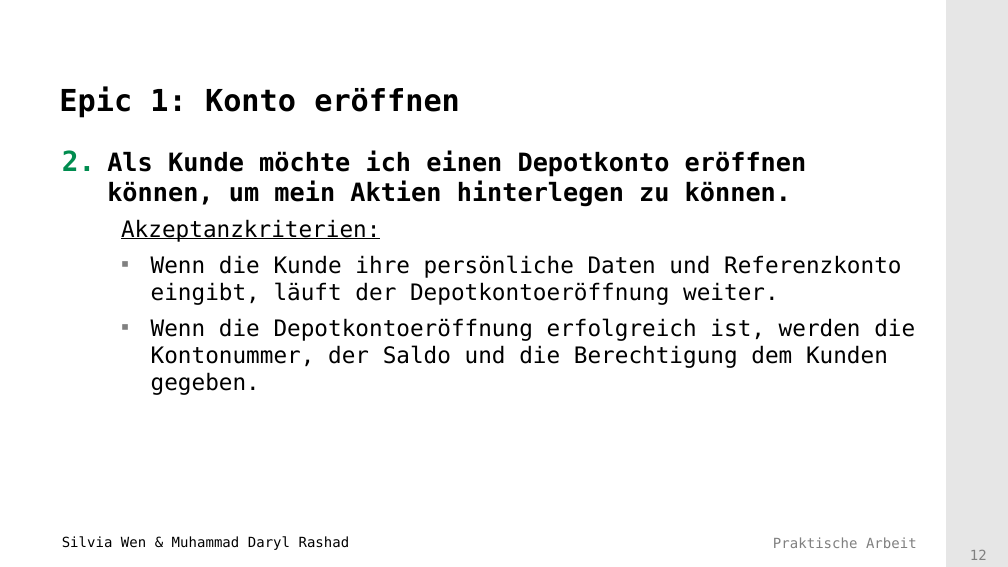
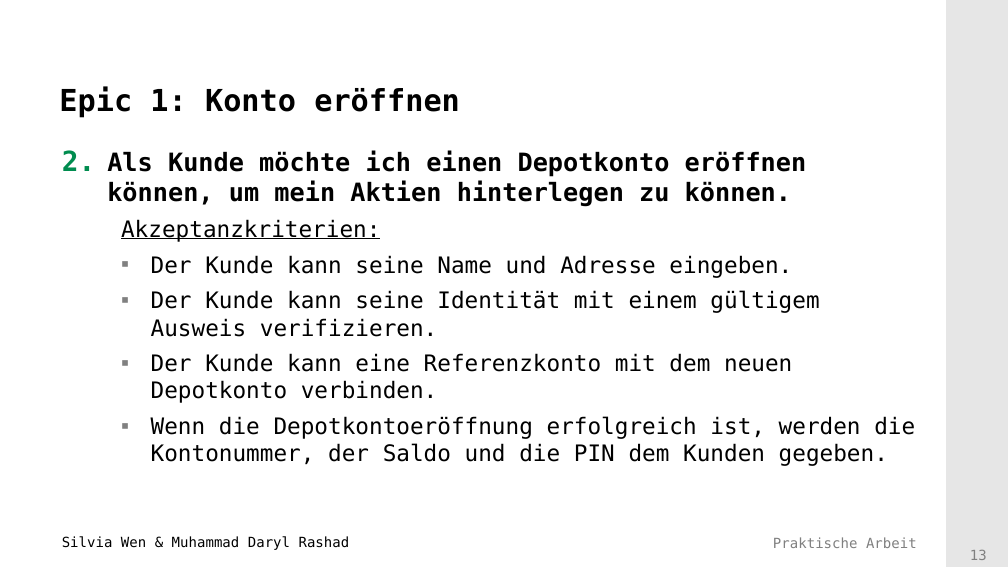
Before and after one commit to Mufasaxi/SimpleBank, a slide deck: slide 13 of Vorlage_Praesentation_2022_Subgroup_2_4_OOA.pptx (slide 12 before the commit). Drawn at 1008x567 pixels with LibreOffice and Linux fonts; fonts in the diff are those of the drawing; background and template pictures are left out. Boxes give left, top, right and bottom in pixels: in the first picture for what was removed or moved away, otherwise in the second. Text is boxed around its words. In the diff, an @@ line names an element or a change of style, - is before the commit and + after.

```diff
--- a/Vorlage_Praesentation_2022_Subgroup_2_4_OOA.pptx
+++ b/Vorlage_Praesentation_2022_Subgroup_2_4_OOA.pptx
@@ text at <box>151,255,915,466</box>: text changed @@
-    ▪ Wenn die Kunde ihre persönliche Daten und Referenzkonto eingibt, läuft der Depotkontoeröffnung weiter.
-    ▪ Wenn die Depotkontoeröffnung erfolgreich ist, werden die Kontonummer, der Saldo und die Berechtigung dem Kunden gegeben.
+    ▪ Der Kunde kann seine Name und Adresse eingeben.
+    ▪ Der Kunde kann seine Identität mit einem gültigem Ausweis verifizieren.
+    ▪ Der Kunde kann eine Referenzkonto mit dem neuen Depotkonto verbinden.
+    ▪ Wenn die Depotkontoeröffnung erfolgreich ist, werden die Kontonummer, der Saldo und die PIN dem Kunden gegeben.
@@ page number at <box>970,550,987,560</box>: text changed @@
-12
+13
```
Also in this commit, not shown: 9 other slides changed, 1 slide added.
